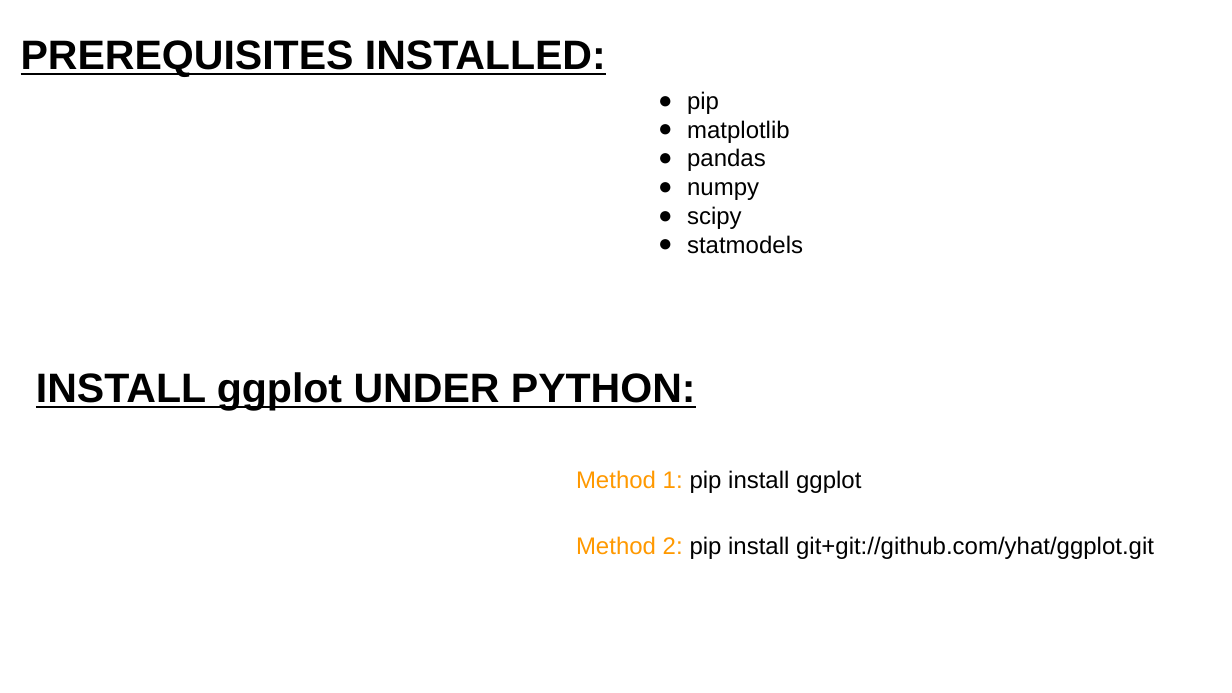
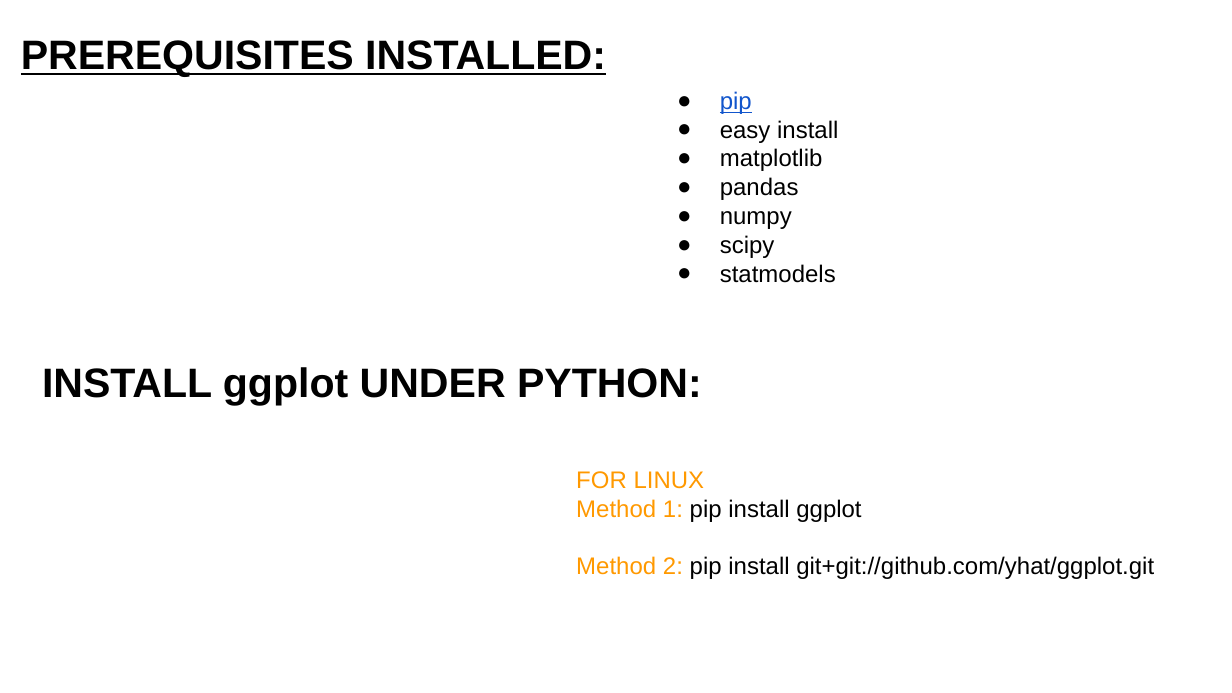
Before and after one commit to Decision-Stats/ppts, a slide deck: slide 3 of GGPLOT IN PYTHON.pptx. Drawn at 1232x693 pixels with LibreOffice and Linux fonts; fonts in the diff are those of the drawing. Boxes give left, top, right and bottom in pixels: in the first picture for what was removed or moved away, otherwise in the second. Text is boxed around its words. In the diff, an @@ line names an element or a change of style, - is before the commit and + after.

```diff
--- a/GGPLOT IN PYTHON.pptx
+++ b/GGPLOT IN PYTHON.pptx
@@ text at [720,91,836,283]: text colour #000000 to #1155CC, underline on in "pip"; indent changed @@
@@ text at [720,120,838,143]: paragraph added @@
+● easy install
@@ title "INSTALL ggplot UNDER PYTHON:" at [42,367,702,405]: underline off @@
@@ text at [576,471,705,489]: paragraph added @@
+FOR LINUX
```
Also in this commit, not shown: 22 other slides changed, 1 slide added, 2 slides removed, 1 other file.
